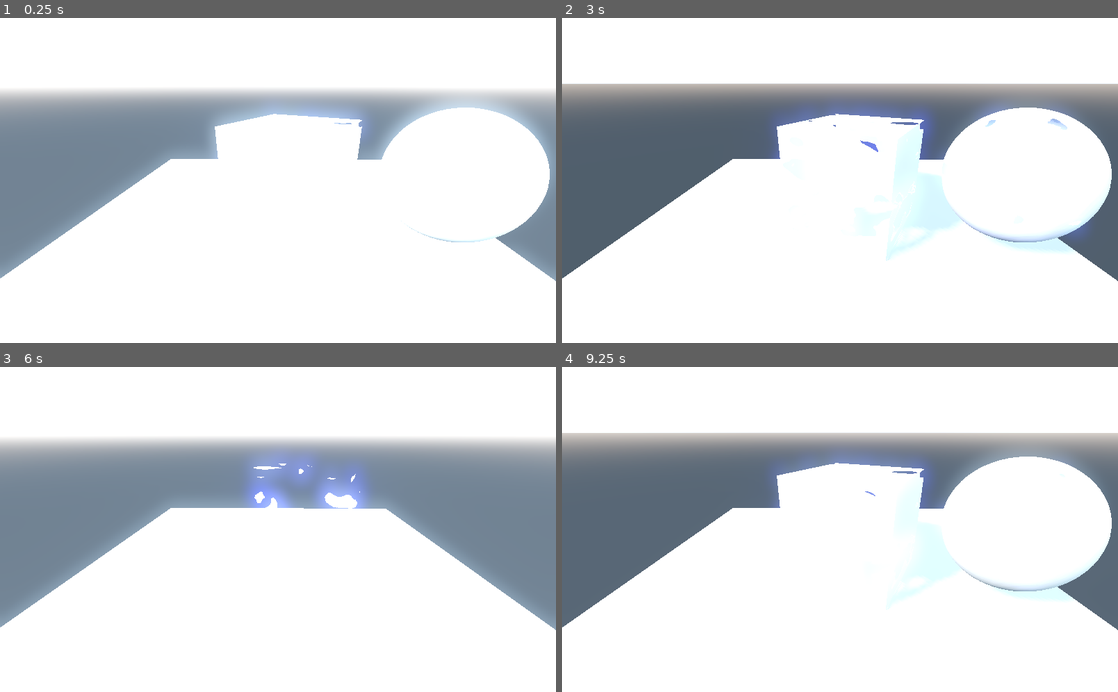
Above: before the commit, frames 1-4 (two rows, left to right).
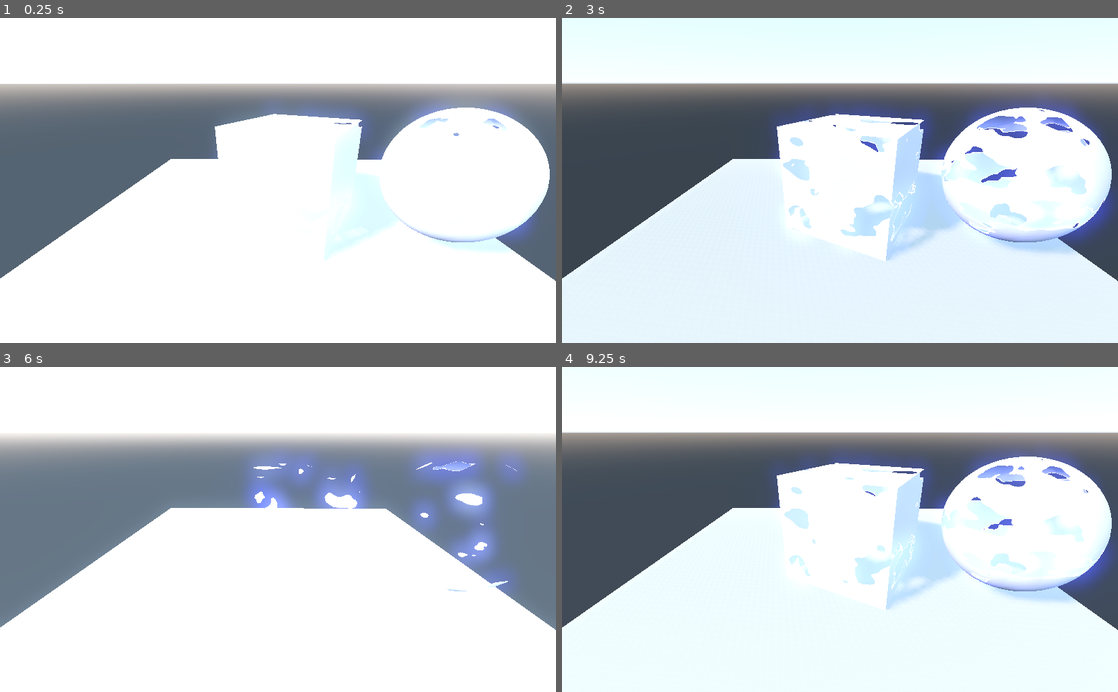
Above: after the commit, the same moments.

Repository: Dariasteam/godot_disolve_shader
Game: Godot game, scene res://Spatial.tscn
The game is run twice, just before and just after one commit, with the same random seed, the same clock (stepped at 60 frames per second) and the same inputs.
Inputs:
- Up to frame 1 (0.25 s): no input
- Up to frame 2 (3 s): tap Enter at 1.25 s; tap Space at 2 s
- Up to frame 3 (6 s): tap Enter at 4.25, 5.75 s; tap Space at 5 s
- Up to frame 4 (9.25 s): tap Space at 7.25 s

The runs differ from the first frame. In frame 1, 26% of the frame differs, in the area x 0-100%, y 20-81%; in frame 2, 49%, in the area x 0-100%, y 0-100%; in frame 3, 6.3%; in frame 4, 30%.

Commit message:
Minimize shader visual

Diff:
--- a/disolve_shader_visual.tres
+++ b/disolve_shader_visual.tres
@@ -10,72 +10,66 @@
 [sub_resource type="VisualShaderNodeScalarOp" id=2]
 
 
-[sub_resource type="VisualShaderNodeScalarFunc" id=3]
-
-output_port_for_preview = 0
-function = 18
-
-[sub_resource type="VisualShaderNodeVec3Constant" id=4]
-
-output_port_for_preview = 0
-constant = Vector3( 0.5, 1, 15 )
-
-[sub_resource type="VisualShaderNodeScalarOp" id=5]
+[sub_resource type="VisualShaderNodeVec3Constant" id=3]
+
+output_port_for_preview = 0
+constant = Vector3( 0.5, 0.5, 100 )
+
+[sub_resource type="VisualShaderNodeScalarOp" id=4]
 
 default_input_values = [ 0, 0.0, 1, 0.015 ]
 operator = 1
 
+[sub_resource type="VisualShaderNodeVectorOp" id=5]
+
+operator = 2
+
 [sub_resource type="VisualShaderNodeScalarFunc" id=6]
 
 output_port_for_preview = 0
-function = 18
-
-[sub_resource type="VisualShaderNodeVectorOp" id=7]
-
-operator = 2
-
-[sub_resource type="VisualShaderNodeScalarFunc" id=8]
-
-output_port_for_preview = 0
 function = 15
 
-[sub_resource type="VisualShaderNodeScalarOp" id=9]
+[sub_resource type="VisualShaderNodeScalarOp" id=7]
 
 output_port_for_preview = 0
 default_input_values = [ 0, 1.0, 1, 0.0 ]
 operator = 1
 
-[sub_resource type="VisualShaderNodeTexture" id=10]
+[sub_resource type="VisualShaderNodeTexture" id=8]
 
 output_port_for_preview = 0
 texture = ExtResource( 1 )
 
-[sub_resource type="VisualShaderNodeInput" id=11]
+[sub_resource type="VisualShaderNodeInput" id=9]
 
 input_name = "time"
 
-[sub_resource type="VisualShaderNodeScalarFunc" id=12]
-
-output_port_for_preview = 0
+[sub_resource type="VisualShaderNodeScalarFunc" id=10]
+
 function = 0
 
+[sub_resource type="VisualShaderNodeScalarOp" id=11]
+
+default_input_values = [ 0, 0.0, 1, 2.0 ]
+operator = 3
+
+[sub_resource type="VisualShaderNodeInput" id=12]
+
+output_port_for_preview = 0
+input_name = "uv"
+
 [sub_resource type="VisualShaderNodeInput" id=13]
 
-output_port_for_preview = 0
-input_name = "uv"
-
-[sub_resource type="VisualShaderNodeInput" id=14]
-
 input_name = "vertex"
 
-[sub_resource type="VisualShaderNodeColorConstant" id=15]
+[sub_resource type="VisualShaderNodeColorConstant" id=14]
 
 constant = Color( 0, 0, 0, 1 )
 
-[sub_resource type="VisualShaderNodeVectorOp" id=16]
-
-
-[sub_resource type="VisualShaderNodeInput" id=17]
+[sub_resource type="VisualShaderNodeVectorOp" id=15]
+
+
+[sub_resource type="VisualShaderNodeInput" id=16]
 
 
 [resource]
@@ -126,17 +120,18 @@
 	float n_out32p0;
 	n_out32p0 = sin(n_out31p0);
 
+// ScalarOp:33
+	float n_in33p1 = 2.00000;
+	float n_out33p0;
+	n_out33p0 = n_out32p0 / n_in33p1;
+
 // ScalarOp:11
 	float n_out11p0;
-	n_out11p0 = dot(n_out3p0,vec3(0.333333,0.333333,0.333333)) + n_out32p0;
+	n_out11p0 = dot(n_out3p0,vec3(0.333333,0.333333,0.333333)) + n_out33p0;
 
 // ScalarFunc:10
 	float n_out10p0;
 	n_out10p0 = round(n_out11p0);
-
-// ScalarFunc:13
-	float n_out13p0;
-	n_out13p0 = min(max(n_out10p0,0),1);
 
 // ScalarOp:20
 	float n_in20p1 = 0.01500;
@@ -147,25 +142,21 @@
 	float n_out26p0;
 	n_out26p0 = round(n_out20p0);
 
-// ScalarFunc:21
-	float n_out21p0;
-	n_out21p0 = min(max(n_out26p0,0),1);
-
 // ScalarOp:27
 	float n_in27p0 = 1.00000;
 	float n_out27p0;
-	n_out27p0 = n_in27p0 - n_out21p0;
+	n_out27p0 = n_in27p0 - n_out26p0;
 
 // Vector:18
 	vec3 n_out18p0;
-	n_out18p0 = vec3(0.500000,1.000000,15.000000);
+	n_out18p0 = vec3(0.500000,0.500000,100.000000);
 
 // VectorOp:22
 	vec3 n_out22p0;
 	n_out22p0 = vec3(n_out27p0) * n_out18p0;
 
 // Salida:0
-	ALPHA = n_out13p0;
+	ALPHA = n_out10p0;
 	EMISSION = n_out22p0;
 
 }
@@ -175,44 +166,42 @@
 
 }
 "
-graph_offset = Vector2( 896, -286 )
+graph_offset = Vector2( 80.3427, -173.122 )
 modes/cull = 2
 modes/depth_draw = 3
 nodes/vertex/0/position = Vector2( 580, 100 )
-nodes/vertex/3/node = SubResource( 14 )
+nodes/vertex/3/node = SubResource( 13 )
 nodes/vertex/3/position = Vector2( 100, 300 )
-nodes/vertex/4/node = SubResource( 15 )
+nodes/vertex/4/node = SubResource( 14 )
 nodes/vertex/4/position = Vector2( 200, 140 )
-nodes/vertex/5/node = SubResource( 16 )
+nodes/vertex/5/node = SubResource( 15 )
 nodes/vertex/5/position = Vector2( 360, 140 )
-nodes/vertex/6/node = SubResource( 17 )
+nodes/vertex/6/node = SubResource( 16 )
 nodes/vertex/6/position = Vector2( 300, 340 )
 nodes/vertex/connections = PoolIntArray( 4, 0, 5, 0, 3, 0, 5, 1, 5, 0, 0, 0 )
-nodes/fragment/0/position = Vector2( 1920, -160 )
-nodes/fragment/3/node = SubResource( 10 )
+nodes/fragment/0/position = Vector2( 1660, -160 )
+nodes/fragment/3/node = SubResource( 8 )
 nodes/fragment/3/position = Vector2( 540, -140 )
-nodes/fragment/4/node = SubResource( 13 )
+nodes/fragment/4/node = SubResource( 12 )
 nodes/fragment/4/position = Vector2( 340, -20 )
 nodes/fragment/10/node = SubResource( 1 )
-nodes/fragment/10/position = Vector2( 1120, -140 )
+nodes/fragment/10/position = Vector2( 1080, -140 )
 nodes/fragment/11/node = SubResource( 2 )
-nodes/fragment/11/position = Vector2( 760, -40 )
-nodes/fragment/13/node = SubResource( 3 )
-nodes/fragment/13/position = Vector2( 1320, -140 )
-nodes/fragment/18/node = SubResource( 4 )
-nodes/fragment/18/position = Vector2( 1520, 240 )
-nodes/fragment/20/node = SubResource( 5 )
-nodes/fragment/20/position = Vector2( 940, 100 )
-nodes/fragment/21/node = SubResource( 6 )
-nodes/fragment/21/position = Vector2( 1320, 20 )
-nodes/fragment/22/node = SubResource( 7 )
-nodes/fragment/22/position = Vector2( 1720, 100 )
-nodes/fragment/26/node = SubResource( 8 )
-nodes/fragment/26/position = Vector2( 1120, 20 )
-nodes/fragment/27/node = SubResource( 9 )
-nodes/fragment/27/position = Vector2( 1520, 20 )
-nodes/fragment/31/node = SubResource( 11 )
-nodes/fragment/31/position = Vector2( 340, 160 )
-nodes/fragment/32/node = SubResource( 12 )
-nodes/fragment/32/position = Vector2( 540, 160 )
-nodes/fragment/connections = PoolIntArray( 11, 0, 20, 0, 22, 0, 0, 5, 20, 0, 26, 0, 11, 0, 10, 0, 4, 0, 3, 0, 31, 0, 32, 0, 32, 0, 11, 1, 3, 0, 11, 0, 27, 0, 22, 0, 18, 0, 22, 1, 21, 0, 27, 1, 26, 0, 21, 0, 10, 0, 13, 0, 13, 0, 0, 1 )
+nodes/fragment/11/position = Vector2( 740, -40 )
+nodes/fragment/18/node = SubResource( 3 )
+nodes/fragment/18/position = Vector2( 1280, 180 )
+nodes/fragment/20/node = SubResource( 4 )
+nodes/fragment/20/position = Vector2( 920, 80 )
+nodes/fragment/22/node = SubResource( 5 )
+nodes/fragment/22/position = Vector2( 1480, 20 )
+nodes/fragment/26/node = SubResource( 6 )
+nodes/fragment/26/position = Vector2( 1080, 20 )
+nodes/fragment/27/node = SubResource( 7 )
+nodes/fragment/27/position = Vector2( 1280, -40 )
+nodes/fragment/31/node = SubResource( 9 )
+nodes/fragment/31/position = Vector2( 180, 180 )
+nodes/fragment/32/node = SubResource( 10 )
+nodes/fragment/32/position = Vector2( 340, 180 )
+nodes/fragment/33/node = SubResource( 11 )
+nodes/fragment/33/position = Vector2( 540, 180 )
+nodes/fragment/connections = PoolIntArray( 11, 0, 20, 0, 22, 0, 0, 5, 20, 0, 26, 0, 11, 0, 10, 0, 4, 0, 3, 0, 31, 0, 32, 0, 3, 0, 11, 0, 27, 0, 22, 0, 18, 0, 22, 1, 32, 0, 33, 0, 33, 0, 11, 1, 10, 0, 0, 1, 26, 0, 27, 1 )
Not shown: 1 places in disolve_shader_visual.tres that only renumber resources
